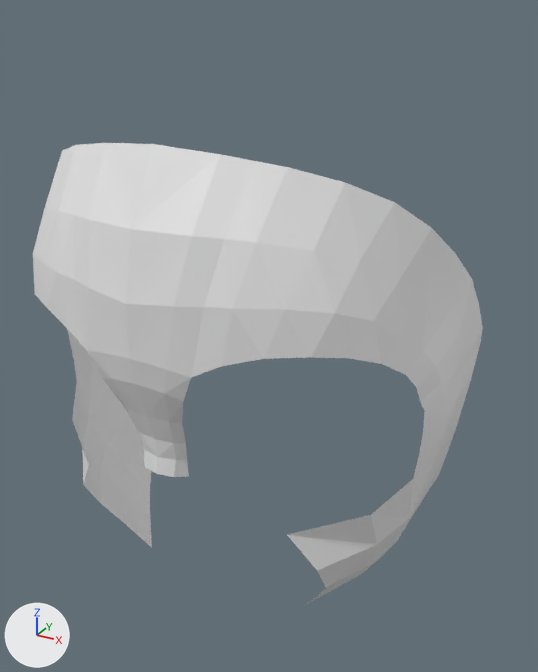
The Blender file head topology.blend as it was, and as the next commit left it.
Camera for both pictures: a 50 mm lens placed at (1.205, -2.467, 2.859), pointed at (0.084, -0.429, 1.84). Every picture has the same lights, and +X, +Y and +Z are marked at lower left.
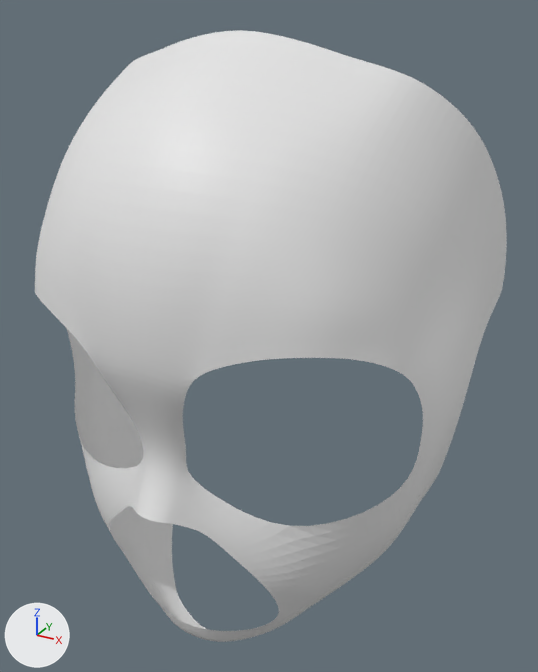
What differs and where, as boxes [x1, y1, x2, y2] in the pictures (538 x 672 px):
'Plane', reshaped, modifiers changed (32% taller): before [33, 143, 483, 605]; after [35, 30, 507, 642]
part 1 of me_plane_002, built on: before [67, 306, 483, 605]; after [66, 30, 507, 642]

What the commit changed:
me_plane_002 is used by ob_plane; location (0.0, 0.0, 0.0); rotation (1.571, 0.0, 0.0), in degrees (90, 0, 0).
me_plane_002 had 101 vertices, 72 faces and spanned x 0.0..0.75, y 0.93..2.54, z 0.21..1.05.
me_plane_002 now has 154 vertices, 118 faces and spans x 0.0..0.74, y 0.77..2.81, z -0.07..1.05.
Part 1, on me_plane_002:
17 vertices are removed from x 0.0..0.75, y 0.93..1.93, z 0.21..0.98.
21 faces are deleted.
1 vertex moves from x 0.72, y 1.64, z 0.27 to x 0.73, y 1.71, z 0.26.
70 vertices are added at x 0.0..0.74, y 0.77..2.81, z -0.07..1.05.
67 new faces join them.
Object 'Plane' (ob_plane) gains a SUBSURF modifier named 'Subdivision'.
